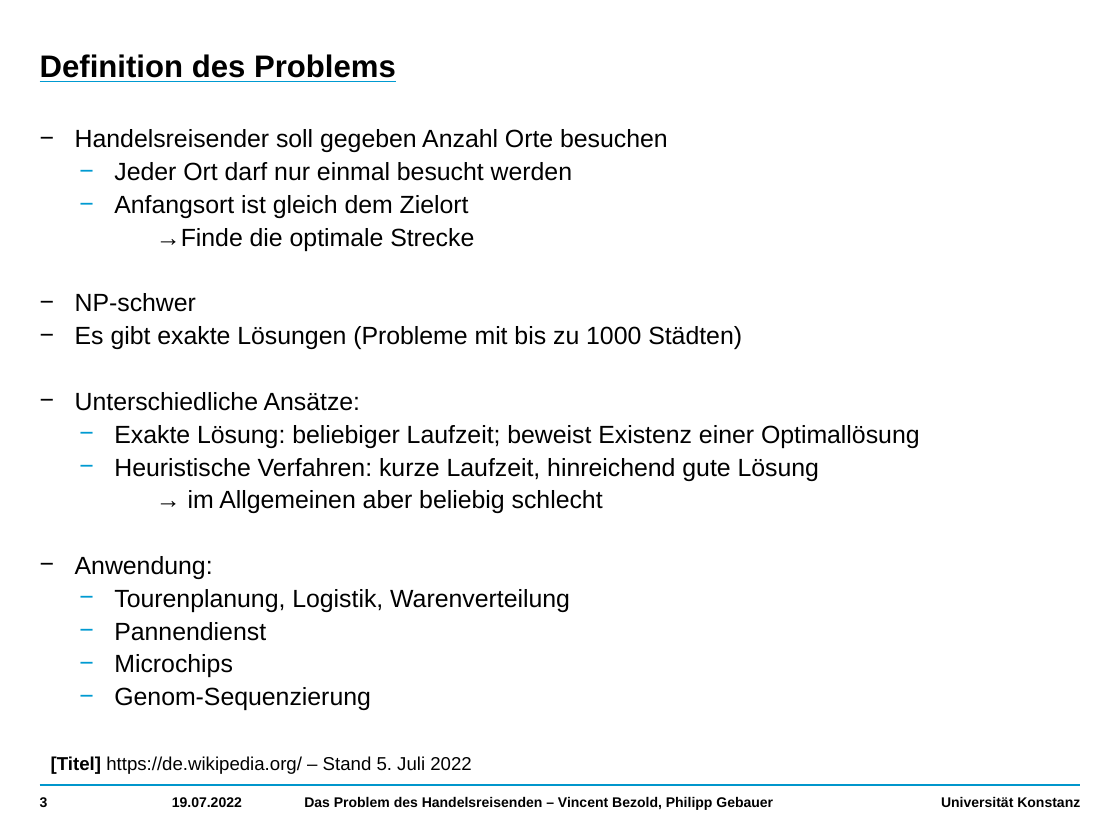
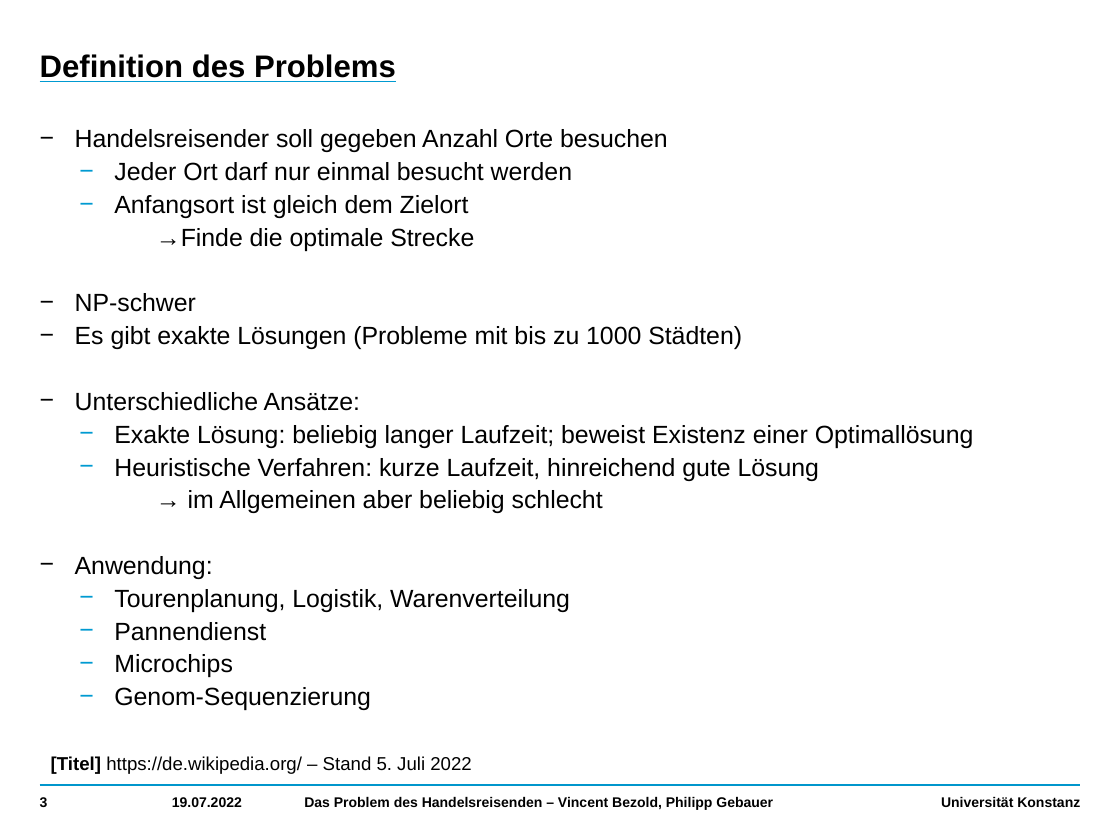
Before and after one commit to VincentBezold/Computer-simulation-stochastic-optimization, a slide deck: slide 3 of Travelling Salesman.pptx. Drawn at 1120x840 pixels with LibreOffice and Linux fonts; fonts in the diff are those of the drawing. Boxes give left, top, right and bottom in pixels: in the first picture for what was removed or moved away, otherwise in the second. Text is boxed around its words. In the diff, an @@ line names an element or a change of style, - is before the commit and + after.

Commit message:
powerpoint

```diff
--- a/Travelling Salesman.pptx
+++ b/Travelling Salesman.pptx
@@ text at box(114, 425, 974, 448): text changed @@
-    − Exakte Lösung: beliebiger Laufzeit; beweist Existenz einer Optimallösung
+    − Exakte Lösung: beliebig langer Laufzeit; beweist Existenz einer Optimallösung
```
Also in this commit, not shown: 4 other slides changed, 7 slides added.
